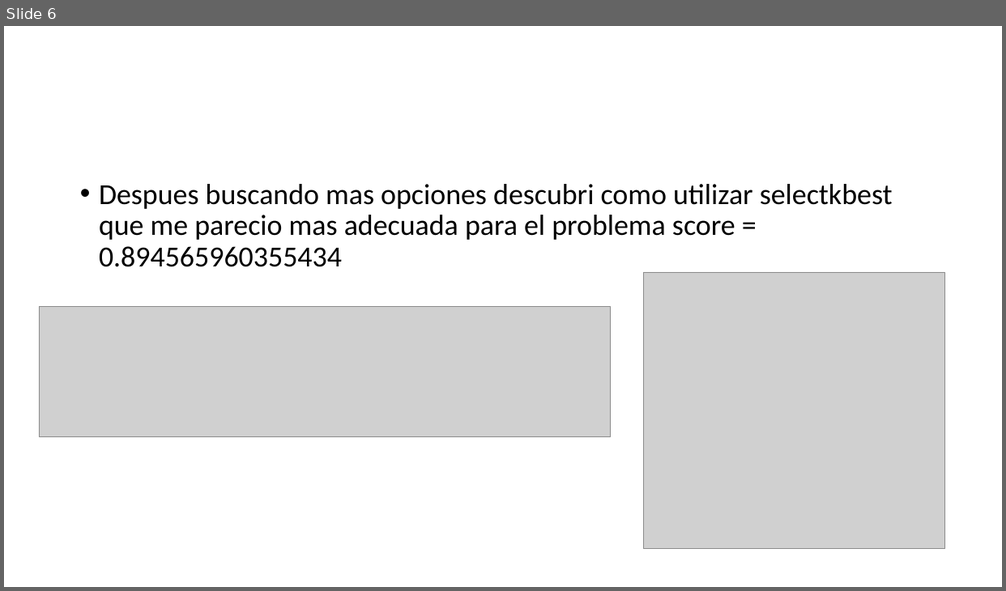
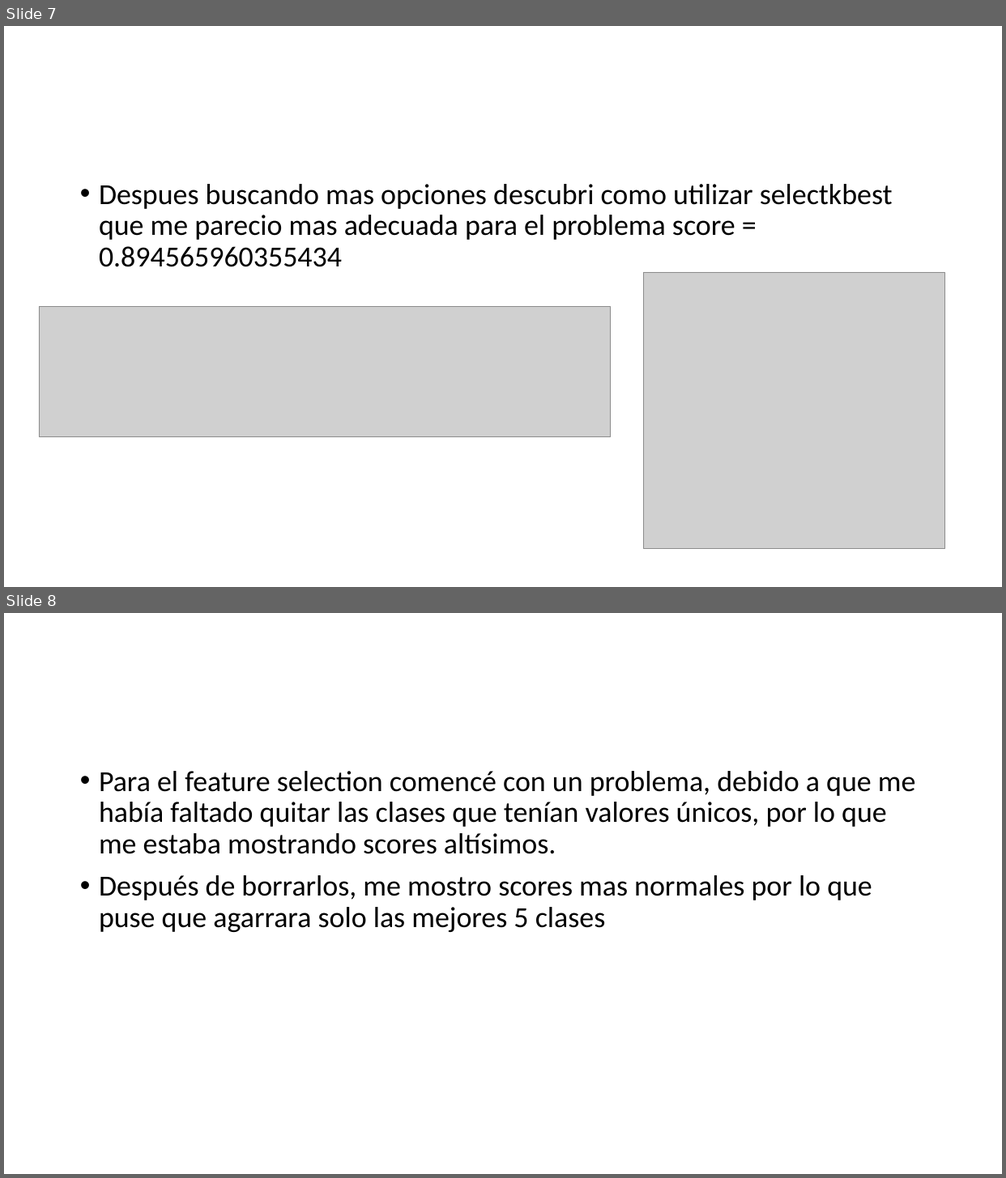
Before and after one commit to alfonsocv12/AILaSalleClass2019, a slide deck: practica2/documentacion.pptx. Shown one above the other, each under a label of ours: slide 6 before the commit, slides 7 and 8 after it. The pictures are 1006x591 and 1006x1178 pixels, drawn with LibreOffice and Linux fonts; fonts in the diff are those of the drawing; grey boxes stand for pictures. Boxes give left, top, right and bottom in pixels: in the first picture for what was removed or moved away, otherwise in the second. Text is boxed around its words. In the diff, an @@ line names an element or a change of style, - is before the commit and + after.

```diff
--- a/practica2/documentacion.pptx
+++ b/practica2/documentacion.pptx
@@ slide 8 added at (4,613,1002,1174), background #FFFFFF @@
@@ text added at (99,771,916,932), 28 pt, text #000000 @@
+• Para el feature selection comencé con un problema, debido a que me había faltado quitar las clases que tenían valores únicos, por lo que me estaba mostrando scores altísimos.
+• Después de borrarlos, me mostro scores mas normales por lo que puse que agarrara solo las mejores 5 clases
@@ what was slide 6 is now slide 7 @@
```
Also in this commit, not shown: 2 slides changed, 1 other slide added, 10 other files.
